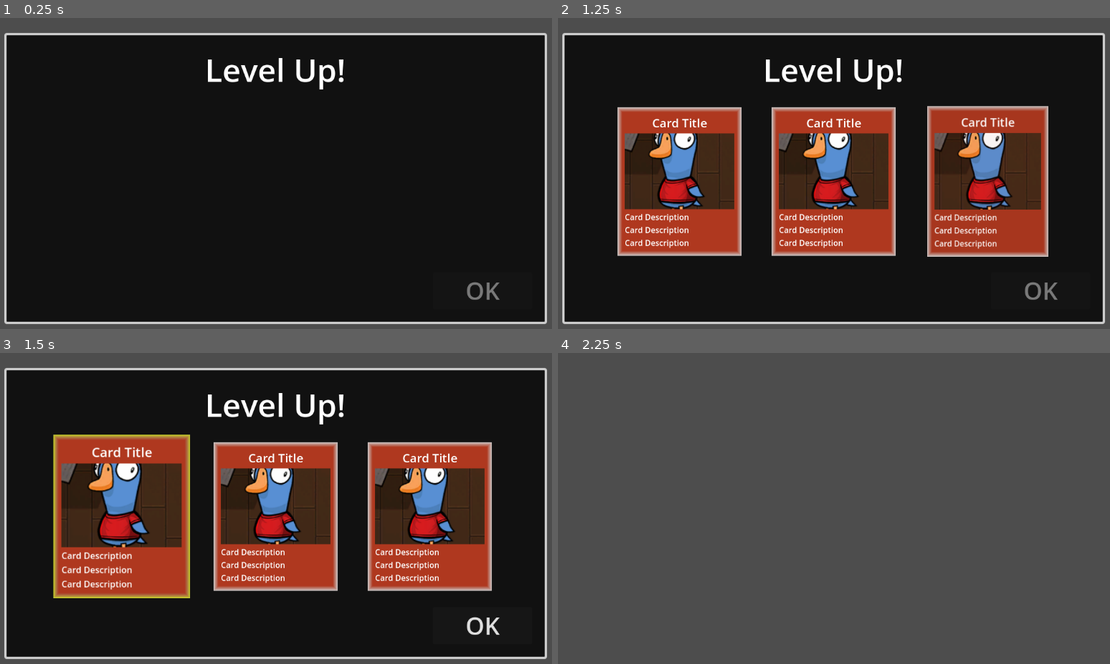
Above: before the commit, frames 1-4 (two rows, left to right).
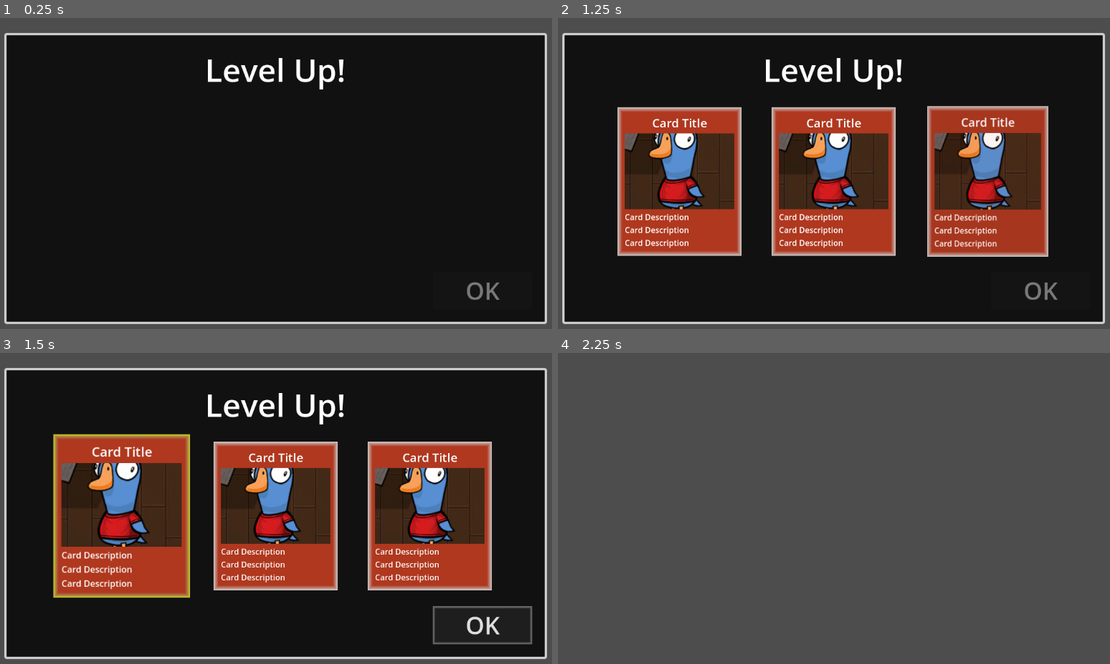
Above: after the commit, the same moments.

Repository: bluewind109/level-up-popup
Game: Godot game, scene res://scenes/canvas.tscn
Same seed, same stepped clock (60 frames per second), same inputs: the game is played once before the commit and once after it.
Inputs (mouse positions are in pixels of both pictures, inside the frame that each line leads up to):
- Up to frame 1 (0.25 s): no input
- Up to frame 2 (1.25 s): tap Enter at 0.5 s
- Up to frame 3 (1.5 s): click (121, 517) at 1.27 s
- Up to frame 4 (2.25 s): click "OK" at 2 s

Frames 1-2 are identical in both runs. In frame 3, 3.4% of the frame differs, in the area x 9-97%, y 25-94%; in frame 4, nothing differs.

Commit message:
Update OK button visual

Diff:
--- a/scenes/level_up_panel.tscn
+++ b/scenes/level_up_panel.tscn
@@ -17,6 +17,36 @@
 
 [sub_resource type="LabelSettings" id="LabelSettings_7axt1"]
 font_size = 64
+
+[sub_resource type="StyleBoxFlat" id="StyleBoxFlat_e300r"]
+bg_color = Color(0.11858138, 0.11858139, 0.11858132, 1)
+border_width_left = 5
+border_width_top = 5
+border_width_right = 5
+border_width_bottom = 5
+border_color = Color(0.8, 0.8, 0.8, 0.47058824)
+border_blend = true
+corner_detail = 1
+
+[sub_resource type="StyleBoxFlat" id="StyleBoxFlat_7h74h"]
+bg_color = Color(0.11858138, 0.11858139, 0.11858132, 1)
+border_width_left = 5
+border_width_top = 5
+border_width_right = 5
+border_width_bottom = 5
+border_color = Color(0.79607844, 0.85490197, 0.12156863, 0.6862745)
+border_blend = true
+corner_detail = 1
+
+[sub_resource type="StyleBoxFlat" id="StyleBoxFlat_u78vy"]
+bg_color = Color(0.11858138, 0.11858139, 0.11858132, 1)
+border_width_left = 5
+border_width_top = 5
+border_width_right = 5
+border_width_bottom = 5
+border_color = Color(0.79607844, 0.85490197, 0.12156863, 1)
+border_blend = true
+corner_detail = 1
 
 [node name="margin_container" type="MarginContainer"]
 anchors_preset = 15
@@ -77,4 +107,7 @@
 custom_minimum_size = Vector2(200, 50)
 layout_mode = 2
 theme_override_font_sizes/font_size = 48
+theme_override_styles/normal = SubResource("StyleBoxFlat_e300r")
+theme_override_styles/pressed = SubResource("StyleBoxFlat_7h74h")
+theme_override_styles/hover = SubResource("StyleBoxFlat_u78vy")
 text = "OK"
Not shown: 1 places in scenes/level_up_panel.tscn that only renumber resources
